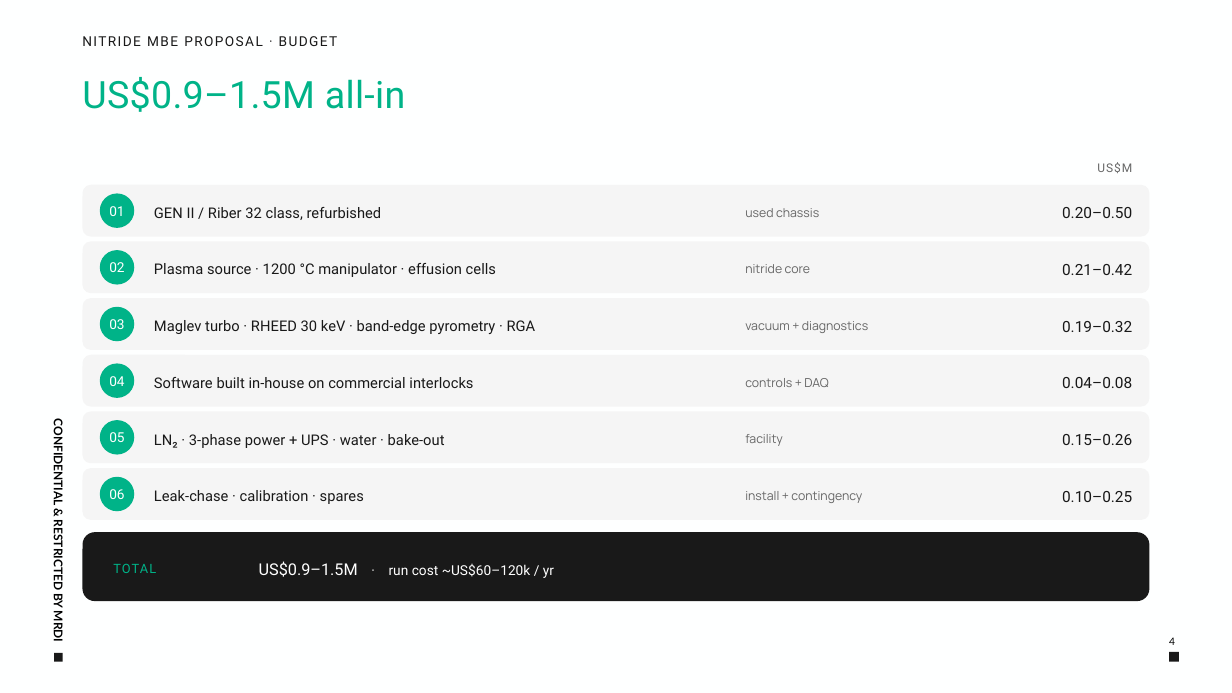
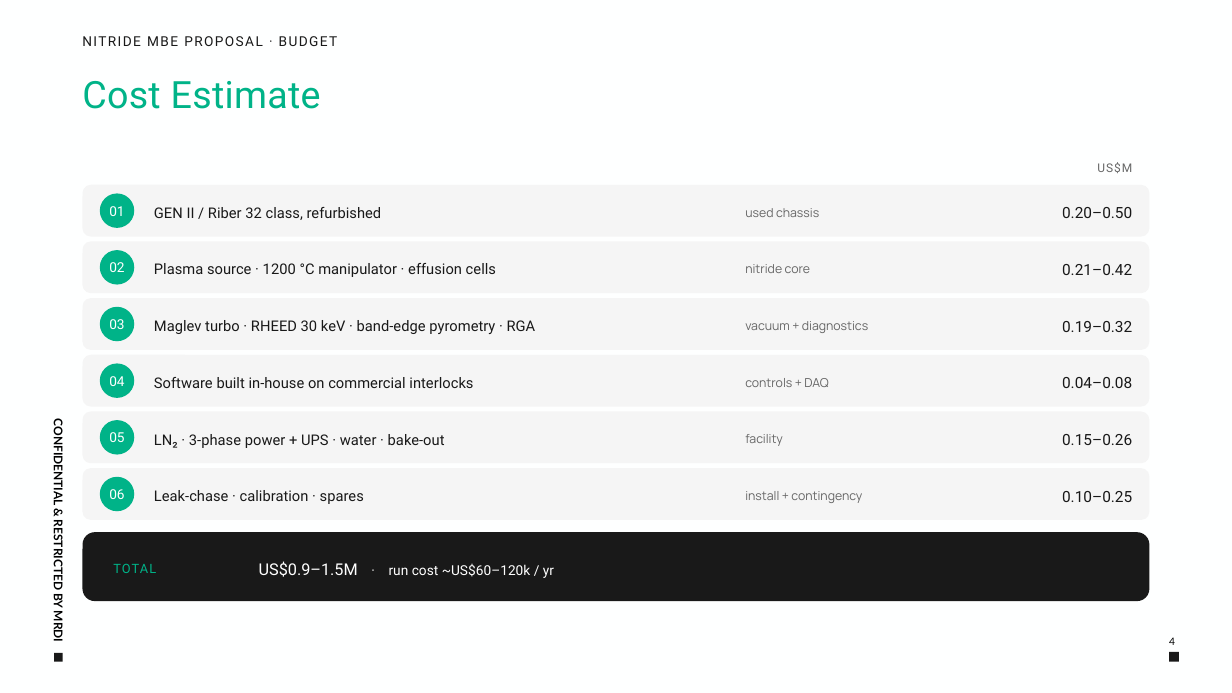
Before and after one commit to jiaowh/rig, a slide deck: slide 4 of Self-built_nitride_MBE_proposal.pptx. Drawn at 1232x693 pixels with LibreOffice and Linux fonts; fonts in the diff are those of the drawing; background and template pictures are left out. Boxes give left, top, right and bottom in pixels: in the first picture for what was removed or moved away, otherwise in the second. Text is boxed around its words. In the diff, an @@ line names an element or a change of style, - is before the commit and + after.

```diff
--- a/Self-built_nitride_MBE_proposal.pptx
+++ b/Self-built_nitride_MBE_proposal.pptx
@@ text at [82,81,321,109]: text changed @@
-US$0.9–1.5M all-in
+Cost Estimate
```
Also in this commit, not shown: 3 other slides changed, 1 slide removed.
